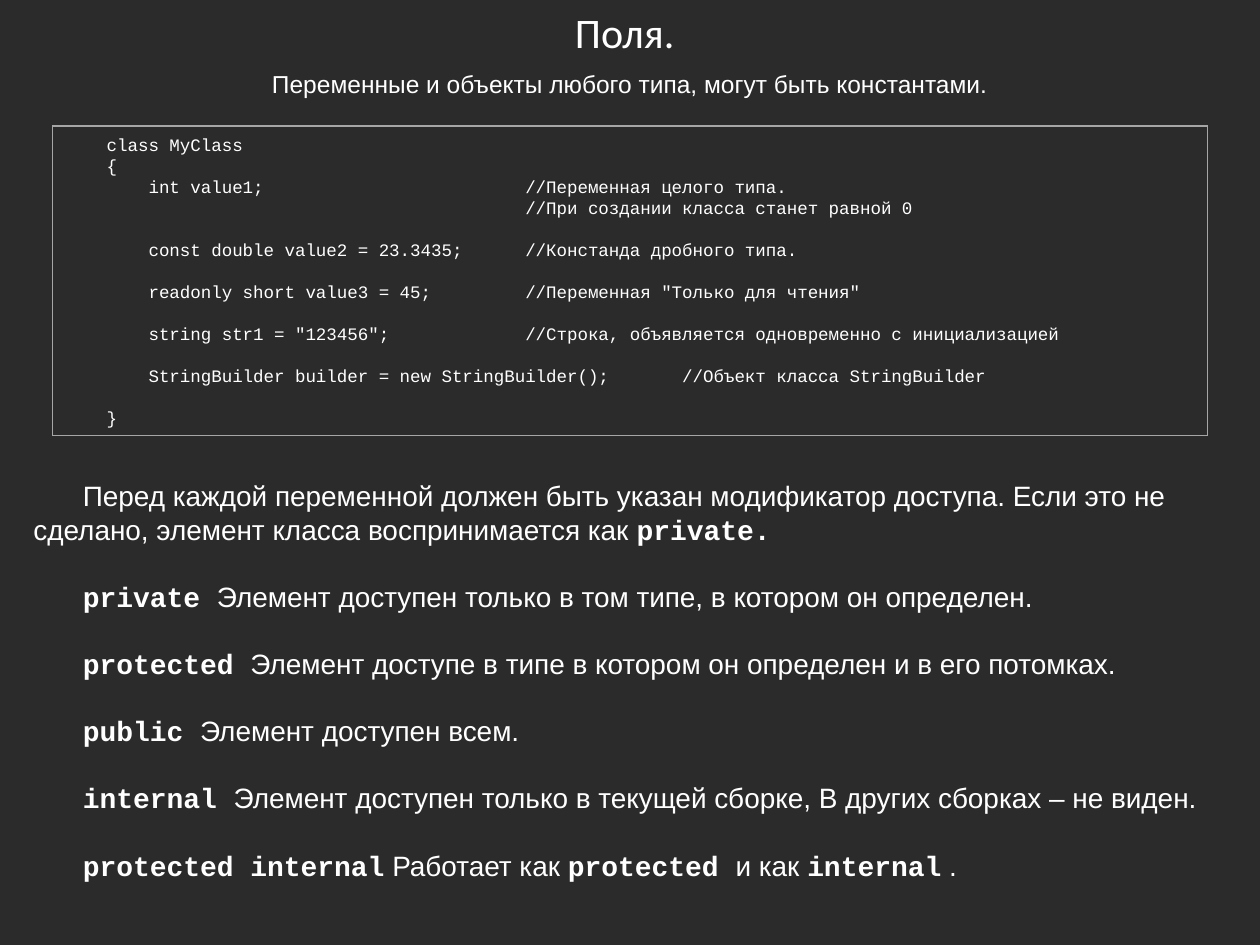
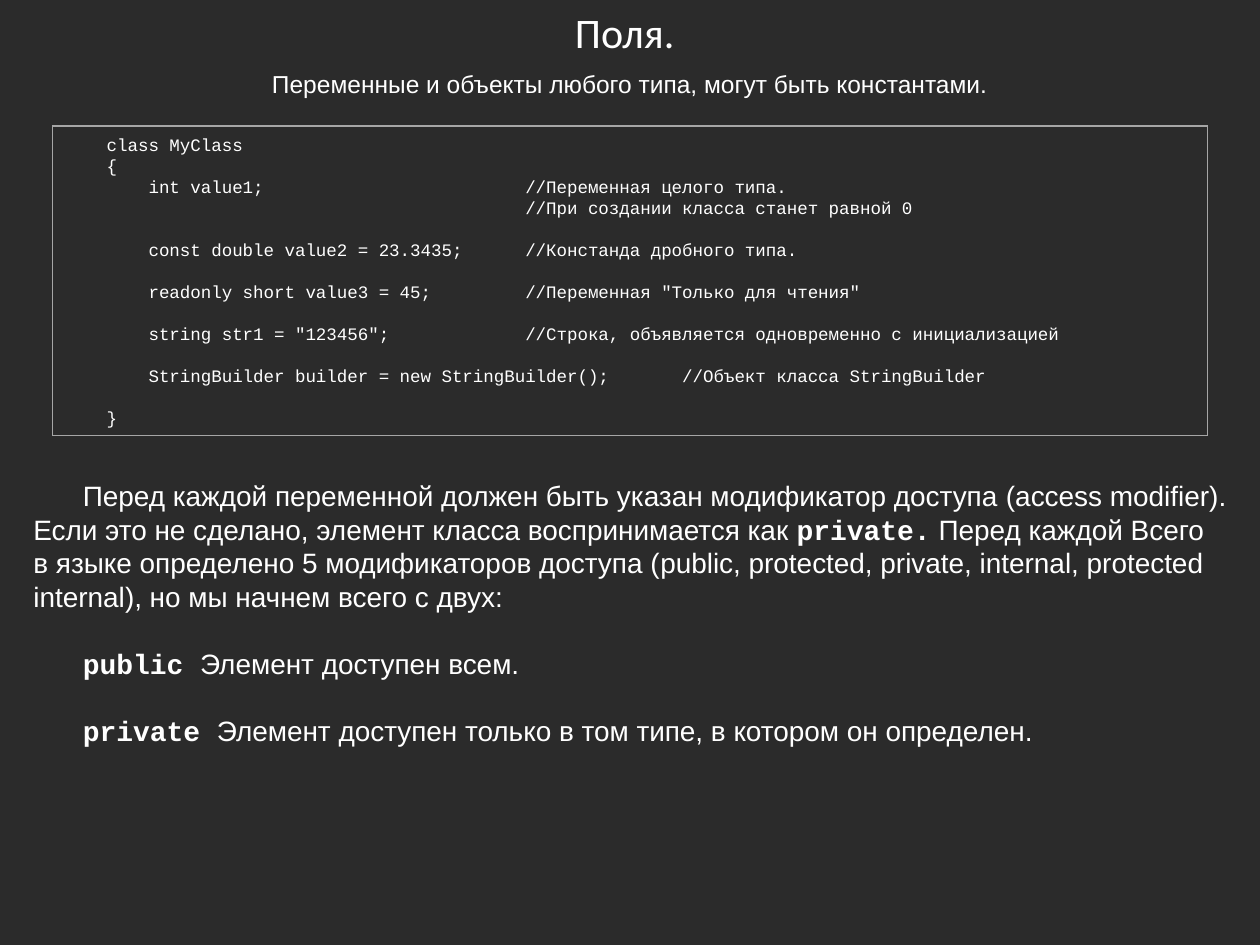
Before and after one commit to bazile/Training, a slide deck: slide 6 of Presentation/lesson-02-oop.pptx (slide 5 before the commit). Drawn at 1260x945 pixels with LibreOffice and Linux fonts; fonts in the diff are those of the drawing; background and template pictures are left out; a plain dark background stands for a picture behind light text. Boxes give left, top, right and bottom in pixels: in the first picture for what was removed or moved away, otherwise in the second. Text is boxed around its words. In the diff, an @@ line names an element or a change of style, - is before the commit and + after.

Commit message:
Updated OOP presentations

```diff
--- a/Presentation/lesson-02-oop.pptx
+++ b/Presentation/lesson-02-oop.pptx
@@ text at (x1=33, y1=485, x2=1227, y2=680): text changed @@
-Перед каждой переменной должен быть указан модификатор доступа. Если это не сделано, элемент класса воспринимается как private.
+Перед каждой переменной должен быть указан модификатор доступа (access modifier). Если это не сделано, элемент класса воспринимается как private. Перед каждой Всего в языке определено 5 модификаторов доступа (public, protected, private, internal, protected internal), но мы начнем всего с двух:
+public Элемент доступен всем.
@@ text at (x1=83, y1=654, x2=1196, y2=882): paragraphs removed @@
-protected Элемент доступе в типе в котором он определен и в его потомках.
-public Элемент доступен всем.
-internal Элемент доступен только в текущей сборке, В других сборках – не виден.
-protected internal Работает как protected и как internal .
```
Also in this commit, not shown: 3 other slides changed, 3 slides added, 1 other file.
